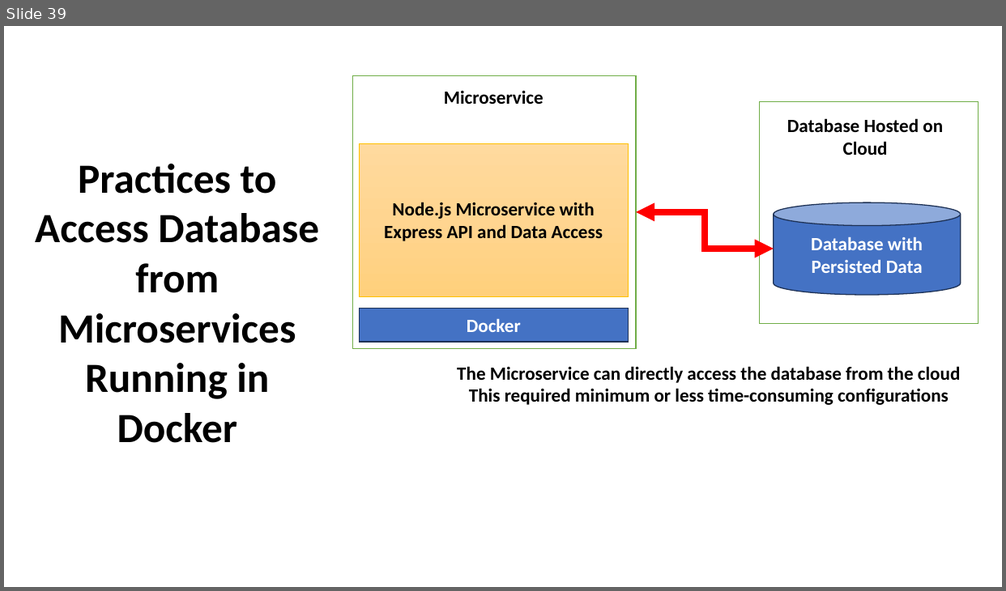
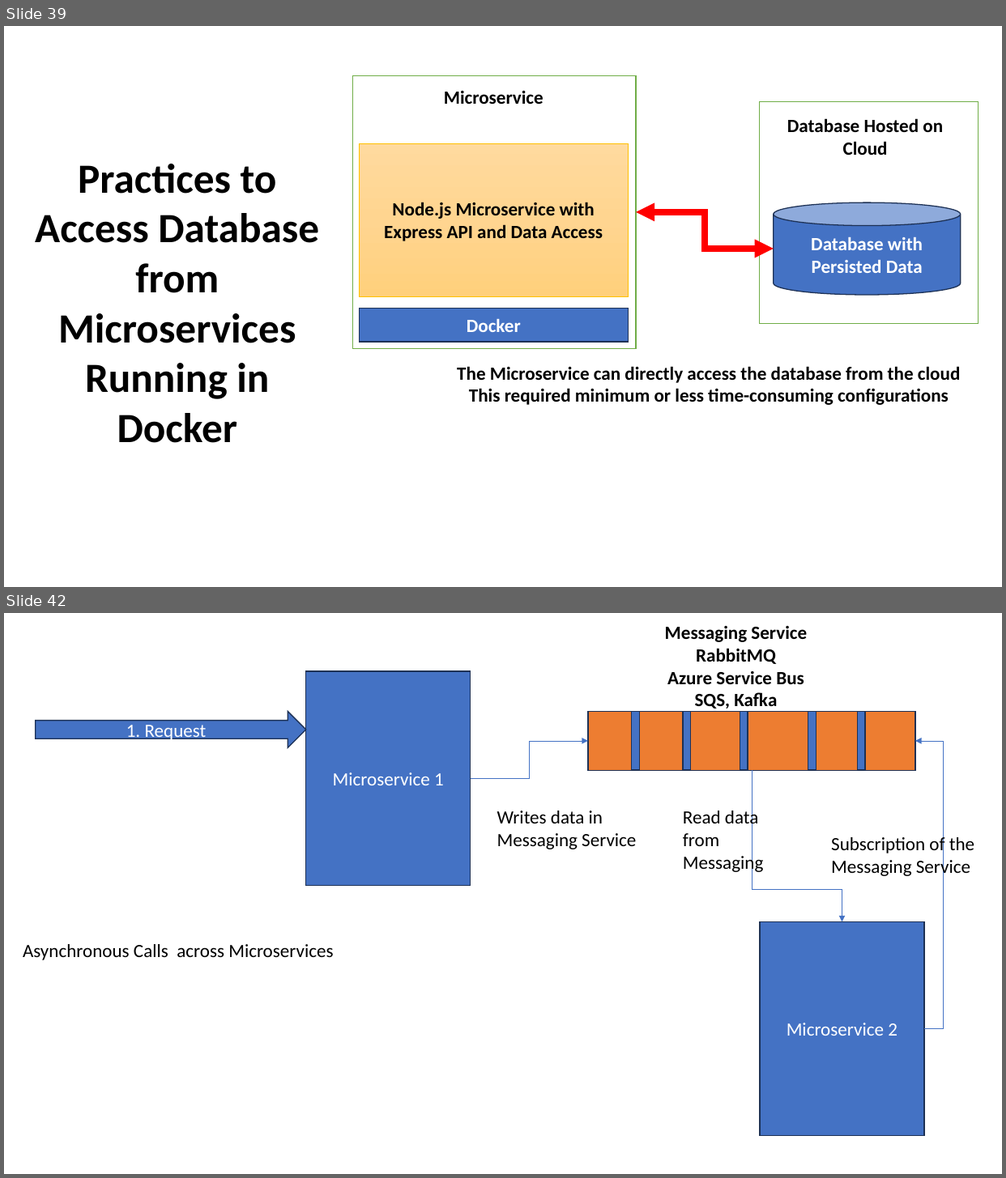
Before and after one commit to maheshsabnis/ugam, a slide deck: Training_Presentetions.pptx. Shown one above the other, each under a label of ours: slide 39 before the commit, slides 39 and 42 after it; the slides between them are not shown. The pictures are 1006x591 and 1006x1178 pixels, drawn with LibreOffice and Linux fonts; fonts in the diff are those of the drawing. Boxes give left, top, right and bottom in pixels: in the first picture for what was removed or moved away, otherwise in the second. Text is boxed around its words. In the diff, an @@ line names an element or a change of style, - is before the commit and + after.

```diff
--- a/Training_Presentetions.pptx
+++ b/Training_Presentetions.pptx
@@ slide 42 added at (4, 613, 1002, 1174), background #FFFFFF @@
@@ text added at (665, 626, 807, 712), 18 pt, text #000000, bold @@
+Messaging Service
+RabbitMQ
+Azure Service Bus
+SQS, Kafka
@@ rectangle added at (305, 671, 471, 885), fill #4472C4, outline #1E3256 1 pt, 18 pt, text #FFFFFF @@
+Microservice 1
@@ right arrow added at (36, 711, 306, 747), fill #4472C4, outline #1E3256 1 pt, 18 pt, text #FFFFFF @@
+1. Request
@@ rectangle added at (588, 711, 915, 770), fill #ED7D31, outline #1E3256 1 pt @@
@@ rectangle added at (632, 711, 639, 769), fill #4472C4, outline #1E3256 1 pt @@
@@ rectangle added at (683, 711, 691, 769), fill #4472C4, outline #1E3256 1 pt @@
@@ rectangle added at (740, 711, 748, 769), fill #4472C4, outline #1E3256 1 pt @@
@@ rectangle added at (808, 711, 816, 769), fill #4472C4, outline #1E3256 1 pt @@
@@ rectangle added at (858, 711, 865, 769), fill #4472C4, outline #1E3256 1 pt @@
@@ elbow arrow added from (471, 778) to (588, 741), #4472C4 0.5 pt @@
@@ elbow arrow added from (924, 1029) to (915, 741), #4472C4 0.5 pt @@
@@ elbow arrow added from (752, 770) to (842, 922), #4472C4 0.5 pt @@
@@ text added at (497, 811, 636, 850), 18 pt, text #000000 @@
+Writes data in Messaging Service
@@ text added at (683, 808, 763, 874), 18 pt, text #000000 @@
+Read data from Messaging
@@ text added at (831, 834, 974, 878), 18 pt, text #000000 @@
+Subscription of the Messaging Service
@@ rectangle added at (760, 922, 925, 1136), fill #4472C4, outline #1E3256 1 pt, 18 pt, text #FFFFFF @@
+Microservice 2
@@ text added at (23, 944, 333, 960), 18 pt, text #000000 @@
+Asynchronous Calls across Microservices
```
Also in this commit, not shown: 5 other slides added, 27 other files.
